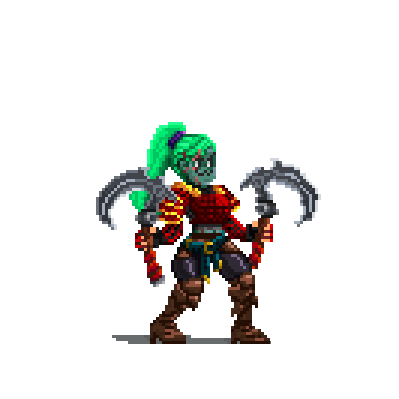
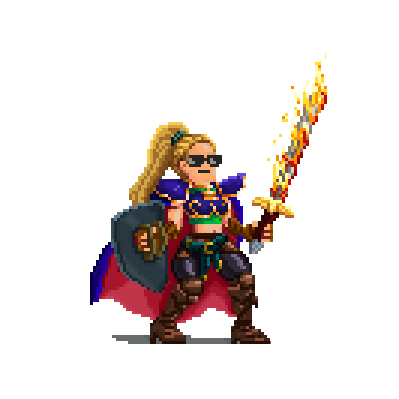
Before/after of a 399 × 399 layered artwork. What changed in the layer stack:
added layer "Knight Flaming Sword L" in group "Left Hand" over box(249, 53, 327, 254)
hid "Scythe L" over box(240, 158, 321, 269)
added layer "Knight Shield R" in group "Right Hand" over box(111, 200, 168, 293)
hid "Scythe R" over box(96, 167, 177, 287)
moved "Head" above "Mouth" over box(129, 122, 234, 239)
hid "Green Pony" over box(129, 122, 216, 215)
added layer "High Pony" in group "Head" over box(129, 122, 216, 215)
added layer "Okay" in group "Mouth" over box(198, 170, 210, 173)
renamed "uwu Mouth" to "Uwu Mouth", hid it over box(195, 170, 213, 176)
added layer "Sunglasses" in group "Eyes" over box(180, 155, 222, 167)
hid "Scar" over box(183, 149, 216, 170)
added layer "Deedlit Armor" in group "Top" over box(90, 173, 273, 323)
hid "Samurai Armor" over box(135, 182, 273, 251)
painted on "Witcher Leggings" over box(186, 230, 243, 275)
hid "Zombie" over box(135, 143, 273, 323)
showed "Light" over box(135, 143, 273, 323)
